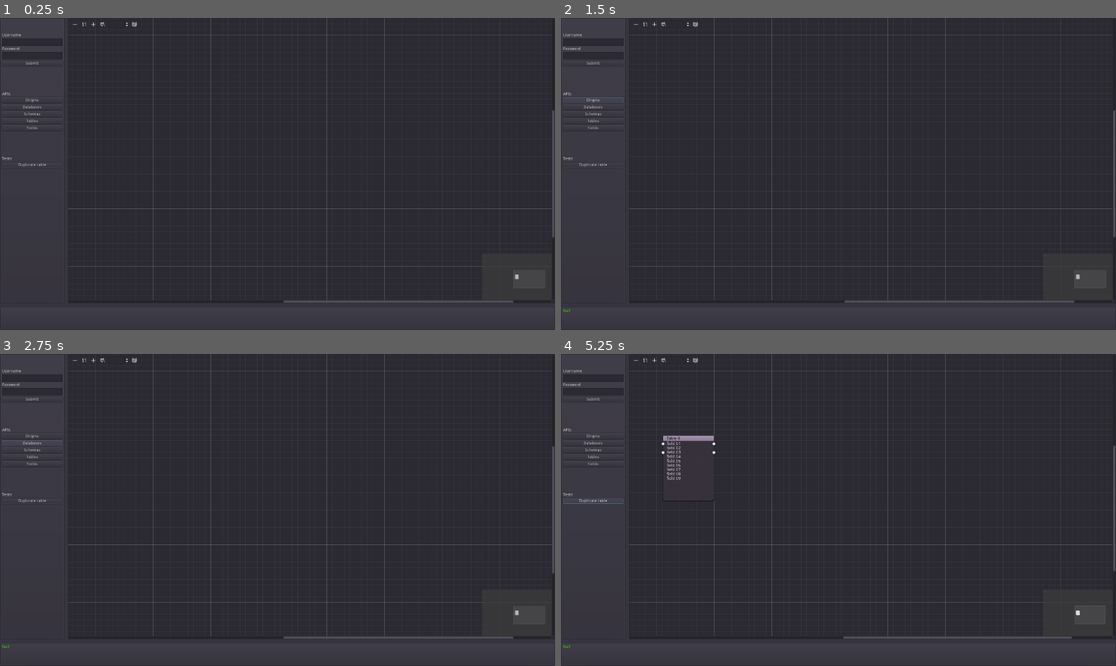
Above: before the commit, frames 1-4 (two rows, left to right).
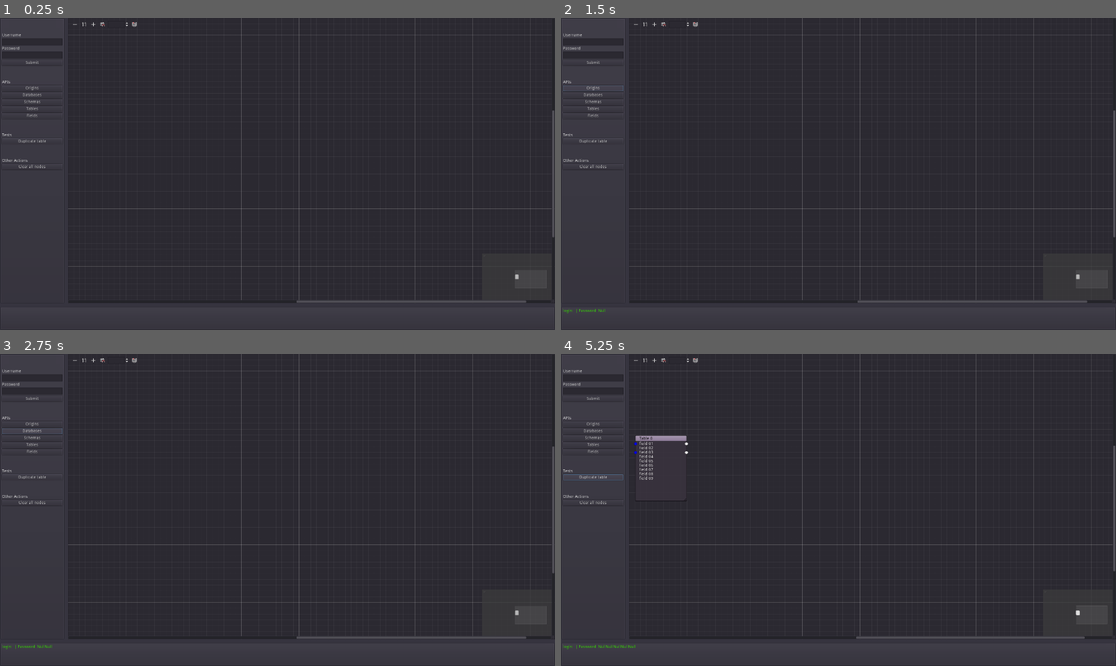
Above: after the commit, the same moments.

Repository: aselvais/dlxmetadatamanager-visual
Game: Godot game, scene res://main.tscn
The game is run twice, just before and just after one commit, with the same random seed, the same clock (stepped at 60 frames per second) and the same inputs.
Inputs:
- Up to frame 1 (0.25 s): no input
- Up to frame 2 (1.5 s): click "Submit" at 0.5 s; click "Origins" at 1.25 s
- Up to frame 3 (2.75 s): click "Databases" at 2 s
- Up to frame 4 (5.25 s): click "Schemas" at 2.75 s; click "Tables" at 3.5 s; click "Fields" at 4.25 s; click "Duplicate table" at 5 s

The runs differ from the first frame. In frame 1, 1.2% of the frame differs, in the area x 0-99%, y 0-92%; in frame 2, 1.3%; in frame 3, 1.3%; in frame 4, 1.8%, in the area x 0-99%, y 0-95%.
Error after the commit: Unable to iterate on object of type 'Nil'. (res://main.gd:173)

Commit message:
add connection to the API and functionalities

Diff:
--- a/main.gd
+++ b/main.gd
@@ -1,41 +1,60 @@
 extends Node2D
 
 var nodes = []
-var token = "6RfEWmbpVckHUNOCYYorC6aExrOfXvFFFoEXSwSayrxghyHIJGUPQSZCJm2Ay52d"
+var token = "4gZYp1S785NmOaHgxxAUsONsGMm0QIrSDbPDxz5QSRWCd1S0bGvbS3jCFdUzAHha"
 var uu = "http://localhost:8089"
 #var uu = "http://ala01095.deluxe.com:8089"
 
 func _ready():
-	$VSplitContainer/HSplitContainer/GraphEdit/GraphNode.visible = false
-	pass
-
-func get_api_url(model="origins"):
-	return uu + "/api/" + model + "?access_token=" + token
-
-func addLineToLog(msg):
-	$VSplitContainer/PanelContainer/RichTextLabel.text = msg #"\n" + str(OS.get_unix_time()) + " : " + msg
+	"""
+	Initialization when the scene is ready
+	"""
+	$MainGUI2D/VSplitContainer/HSplitContainer/GraphEdit/GraphNode.visible = false
+	show_loading(false)
 
 func _on_HTTPRequest_request_completed(result, response_code, headers, body):
+	"""
+	Executed when we have a complete response from the the HTTP request
+	"""
 	var json = JSON.parse(body.get_string_from_utf8())
 	addLineToLog(str(json.result))
+	add_origin_nodes(json.result)
+	show_loading(false)
 
 func _on_Button_button_up():
-	$HTTPRequest.request(get_api_url("origins"))
+	"""
+	Executed when the Origins button was pressed
+	"""
+	call_api({"entity":"origins"})
 
 func _on_btn_databases_button_up():
-	$HTTPRequest.request(get_api_url("databases"))
+	"""
+	Executed when the Databases button was pressed
+	"""
+	call_api({"entity":"databases"})
 
 func _on_btn_schemas_button_up():
-	$HTTPRequest.request(get_api_url("schemas"))
+	"""
+	Executed when the Schemas button was pressed
+	"""
+	call_api({"entity":"schemas"})
 
 func _on_btn_tables_button_up():
-	$HTTPRequest.request(get_api_url("tables"))
+	"""
+	Executed when the Tables button was pressed
+	"""
+	call_api({"entity":"tables"})
 
 func _on_btn_fields_button_up():
-	$HTTPRequest.request(get_api_url("fields"))
-
+	"""
+	Executed when the Fields button was pressed
+	"""
+	call_api({"entity":"fields"})
 
 func _on_btn_test_button_up():
+	"""
+	Executed when the Duplicate table button was pressed
+	"""
 	create_node("Table " + str(len(nodes)), [
 		{'name':'field 01', 'is_pk':1, 'is_fk':0},
 		{'name':'field 02', 'is_pk':0, 'is_fk':0},
@@ -46,27 +65,110 @@
 		{'name':'field 07', 'is_pk':0, 'is_fk':0},
 		{'name':'field 08', 'is_pk':0, 'is_fk':0},
 		{'name':'field 09', 'is_pk':0, 'is_fk':0}
-		])
+	])
+
+func _on_GraphEdit_connection_request(from, from_slot, to, to_slot):
+	"""
+	Manages the connection in between table entities
+	"""
+	$MainGUI2D/VSplitContainer/HSplitContainer/GraphEdit.connect_node(from, from_slot, to, to_slot)
+
+
+func _on_btn_submit_button_up():
+	"""
+	Executed when the submit (username/password) was pressed
+	"""
+	var username_txt = $MainGUI2D/VSplitContainer/HSplitContainer/PanelContainer/VBoxContainer/input_username.text
+	var password_txt = $MainGUI2D/VSplitContainer/HSplitContainer/PanelContainer/VBoxContainer/input_password.text
+	addLineToLog("login: " + username_txt + " | Password: " + password_txt )
+
+func _on_btn_clearnodes_button_up():
+	"""
+	Executed when clear all nodes button is clicked
+	"""
+	clear_all_nodes()
+
+func get_api_url(model="origins"):
+	"""
+	Returns the URL of the API
+	"""
+	var prms = "/api/" + model + "?"
+	if model == "tables":
+		prms += "filter=%7B%22where%22:%7B%22schemas_idh%22:%2270807018e45b3b6ea4dee1a1a3fed17e%22%7D%7D"
+	else:
+		prms += "filter=%7B%22limit%22%3A99%7D"
+	return uu + prms + "&access_token=" + token
+
+func addLineToLog(msg):
+	"""
+	Writes to the visual console in the GUI
+	"""
+	$MainGUI2D/VSplitContainer/PanelContainer/RichTextLabel.text += msg #"\n" + str(OS.get_unix_time()) + " : " + msg
+
+func show_loading(on = true):
+	if on:
+		$LoadingNode2D.visible = true
+		$LoadingNode2D/LoadingNode/LoadingWindowDialog.show()
+	else:
+		$LoadingNode2D.visible = false
+		$LoadingNode2D/LoadingNode/LoadingWindowDialog.hide()
 
 func create_node(title="", elems=[]):
-	nodes.append($VSplitContainer/HSplitContainer/GraphEdit/GraphNode.duplicate())
+	"""
+	Create a new table node in the graph
+
+	@param title The title of the window
+	@param elems Array of elements (fields) to populate in the node
+	"""
+	nodes.append($MainGUI2D/VSplitContainer/HSplitContainer/GraphEdit/GraphNode.duplicate())
 	var arnbr = len(nodes)-1
-	$VSplitContainer/HSplitContainer/GraphEdit.add_child(nodes[arnbr])
+	$MainGUI2D/VSplitContainer/HSplitContainer/GraphEdit.add_child(nodes[arnbr])
 	var n : GraphNode = nodes[arnbr]
 	n.title = title
 	var vv = n.get_offset()
 	vv.x += 20*(arnbr+1)
 	vv.y += 20*(arnbr+1)
 	n.set_offset(vv)
-
+	# Loop in the elements array (adding field names)
 	var idx = 0
 	for i in elems:
 		var lbl = Label.new()
 		lbl.text = i.name
 		n.add_child(lbl)
+		# Makes connector available for the PK and FKs
 		if i.is_pk == 1 or i.is_fk == 1:
-			n.set_slot(idx, true, 0, Color.aliceblue, true, 0, Color.aliceblue)
+			n.set_slot(idx, true, 0, Color.blue, true, 0, Color.white)
 		idx += 1
+	# make it visible when the rest was done
+	n.visible = true
 
-	n.visible = true
-	# set_slot ( int idx, 	bool enable_left, int type_left, Color color_left, bool enable_right, int type_right, Color color_right, Texture custom_left=null, Texture custom_right=null )
+func clear_all_nodes():
+	"""
+	Clear all the nodes in the graph
+	"""
+	var kids = $MainGUI2D/VSplitContainer/HSplitContainer/GraphEdit.get_children()
+	$MainGUI2D/VSplitContainer/HSplitContainer/GraphEdit.clear_connections()
+
+	for kid in kids:
+		if kid.is_class("GraphNode"):
+			var k : GraphNode = kid
+			if k.title != "TABLE (model)":
+				kid.clear_all_slots()
+				$MainGUI2D/VSplitContainer/HSplitContainer/GraphEdit.remove_child(kid)
+	nodes = []
+
+func call_api(params={}):
+	"""
+	Calls the API
+	"""
+	show_loading(true)
+	if params.entity != "":
+		return $HTTPRequest.request(get_api_url(params.entity))
+	return show_loading(false)
+
+func add_origin_nodes(e=[]):
+	"""
+	Add nodes to the graph
+	"""
+	for n in e:
+		create_node(n.name)
--- a/main.tscn
+++ b/main.tscn
@@ -5,132 +5,149 @@
 [node name="main" type="Node2D"]
 script = ExtResource( 1 )
 
-[node name="VSplitContainer" type="VSplitContainer" parent="."]
+[node name="MainGUI2D" type="Node2D" parent="."]
+
+[node name="VSplitContainer" type="VSplitContainer" parent="MainGUI2D"]
 margin_right = 1920.0
 margin_bottom = 1080.0
 split_offset = 800
-
-[node name="HSplitContainer" type="HSplitContainer" parent="VSplitContainer"]
+__meta__ = {
+"_edit_lock_": true
+}
+
+[node name="HSplitContainer" type="HSplitContainer" parent="MainGUI2D/VSplitContainer"]
 margin_right = 1920.0
 margin_bottom = 988.0
 split_offset = 100
 
-[node name="PanelContainer" type="PanelContainer" parent="VSplitContainer/HSplitContainer"]
+[node name="PanelContainer" type="PanelContainer" parent="MainGUI2D/VSplitContainer/HSplitContainer"]
 margin_right = 223.0
 margin_bottom = 988.0
 
-[node name="VBoxContainer" type="VBoxContainer" parent="VSplitContainer/HSplitContainer/PanelContainer"]
+[node name="VBoxContainer" type="VBoxContainer" parent="MainGUI2D/VSplitContainer/HSplitContainer/PanelContainer"]
 margin_left = 7.0
 margin_top = 7.0
 margin_right = 216.0
 margin_bottom = 981.0
 
-[node name="label_username" type="Label" parent="VSplitContainer/HSplitContainer/PanelContainer/VBoxContainer"]
+[node name="label_username" type="Label" parent="MainGUI2D/VSplitContainer/HSplitContainer/PanelContainer/VBoxContainer"]
 margin_right = 209.0
 margin_bottom = 60.0
 rect_min_size = Vector2( 0, 60 )
 text = "Username"
 valign = 2
 
-[node name="input_username" type="TextEdit" parent="VSplitContainer/HSplitContainer/PanelContainer/VBoxContainer"]
+[node name="input_username" type="LineEdit" parent="MainGUI2D/VSplitContainer/HSplitContainer/PanelContainer/VBoxContainer"]
 margin_top = 64.0
 margin_right = 209.0
-margin_bottom = 89.0
-rect_min_size = Vector2( 0, 25 )
-size_flags_horizontal = 3
-
-[node name="label_password" type="Label" parent="VSplitContainer/HSplitContainer/PanelContainer/VBoxContainer"]
-margin_top = 93.0
-margin_right = 209.0
-margin_bottom = 107.0
+margin_bottom = 88.0
+
+[node name="label_password" type="Label" parent="MainGUI2D/VSplitContainer/HSplitContainer/PanelContainer/VBoxContainer"]
+margin_top = 92.0
+margin_right = 209.0
+margin_bottom = 106.0
 text = "Password"
 
-[node name="input_password" type="TextEdit" parent="VSplitContainer/HSplitContainer/PanelContainer/VBoxContainer"]
-margin_top = 111.0
-margin_right = 209.0
-margin_bottom = 136.0
-rect_min_size = Vector2( 0, 25 )
-
-[node name="btn_submit" type="Button" parent="VSplitContainer/HSplitContainer/PanelContainer/VBoxContainer"]
-margin_top = 140.0
-margin_right = 209.0
-margin_bottom = 160.0
+[node name="input_password" type="LineEdit" parent="MainGUI2D/VSplitContainer/HSplitContainer/PanelContainer/VBoxContainer"]
+margin_top = 110.0
+margin_right = 209.0
+margin_bottom = 134.0
+secret = true
+
+[node name="btn_submit" type="Button" parent="MainGUI2D/VSplitContainer/HSplitContainer/PanelContainer/VBoxContainer"]
+margin_top = 138.0
+margin_right = 209.0
+margin_bottom = 158.0
 text = "Submit"
 
-[node name="label_APIs" type="Label" parent="VSplitContainer/HSplitContainer/PanelContainer/VBoxContainer"]
-margin_top = 164.0
-margin_right = 209.0
-margin_bottom = 264.0
-rect_min_size = Vector2( 0, 100 )
+[node name="label_APIs" type="Label" parent="MainGUI2D/VSplitContainer/HSplitContainer/PanelContainer/VBoxContainer"]
+margin_top = 162.0
+margin_right = 209.0
+margin_bottom = 222.0
+rect_min_size = Vector2( 0, 60 )
 text = "APIs"
 valign = 2
 
-[node name="btn_origins" type="Button" parent="VSplitContainer/HSplitContainer/PanelContainer/VBoxContainer"]
-margin_top = 268.0
-margin_right = 209.0
-margin_bottom = 288.0
+[node name="btn_origins" type="Button" parent="MainGUI2D/VSplitContainer/HSplitContainer/PanelContainer/VBoxContainer"]
+margin_top = 226.0
+margin_right = 209.0
+margin_bottom = 246.0
 text = "Origins"
 
-[node name="btn_databases" type="Button" parent="VSplitContainer/HSplitContainer/PanelContainer/VBoxContainer"]
-margin_top = 292.0
-margin_right = 209.0
-margin_bottom = 312.0
+[node name="btn_databases" type="Button" parent="MainGUI2D/VSplitContainer/HSplitContainer/PanelContainer/VBoxContainer"]
+margin_top = 250.0
+margin_right = 209.0
+margin_bottom = 270.0
 text = "Databases"
 
-[node name="btn_schemas" type="Button" parent="VSplitContainer/HSplitContainer/PanelContainer/VBoxContainer"]
-margin_top = 316.0
-margin_right = 209.0
-margin_bottom = 336.0
+[node name="btn_schemas" type="Button" parent="MainGUI2D/VSplitContainer/HSplitContainer/PanelContainer/VBoxContainer"]
+margin_top = 274.0
+margin_right = 209.0
+margin_bottom = 294.0
 text = "Schemas"
 
-[node name="btn_tables" type="Button" parent="VSplitContainer/HSplitContainer/PanelContainer/VBoxContainer"]
-margin_top = 340.0
-margin_right = 209.0
-margin_bottom = 360.0
+[node name="btn_tables" type="Button" parent="MainGUI2D/VSplitContainer/HSplitContainer/PanelContainer/VBoxContainer"]
+margin_top = 298.0
+margin_right = 209.0
+margin_bottom = 318.0
 text = "Tables"
 
-[node name="btn_fields" type="Button" parent="VSplitContainer/HSplitContainer/PanelContainer/VBoxContainer"]
-margin_top = 364.0
-margin_right = 209.0
-margin_bottom = 384.0
+[node name="btn_fields" type="Button" parent="MainGUI2D/VSplitContainer/HSplitContainer/PanelContainer/VBoxContainer"]
+margin_top = 322.0
+margin_right = 209.0
+margin_bottom = 342.0
 text = "Fields"
 
-[node name="label_APIs2" type="Label" parent="VSplitContainer/HSplitContainer/PanelContainer/VBoxContainer"]
-margin_top = 388.0
-margin_right = 209.0
-margin_bottom = 488.0
-rect_min_size = Vector2( 0, 100 )
+[node name="label_APIs2" type="Label" parent="MainGUI2D/VSplitContainer/HSplitContainer/PanelContainer/VBoxContainer"]
+margin_top = 346.0
+margin_right = 209.0
+margin_bottom = 406.0
+rect_min_size = Vector2( 0, 60 )
 text = "Tests"
 valign = 2
 
-[node name="btn_test" type="Button" parent="VSplitContainer/HSplitContainer/PanelContainer/VBoxContainer"]
-margin_top = 492.0
-margin_right = 209.0
-margin_bottom = 512.0
+[node name="btn_test" type="Button" parent="MainGUI2D/VSplitContainer/HSplitContainer/PanelContainer/VBoxContainer"]
+margin_top = 410.0
+margin_right = 209.0
+margin_bottom = 430.0
 text = "Duplicate table"
 
-[node name="GraphEdit" type="GraphEdit" parent="VSplitContainer/HSplitContainer"]
+[node name="label_APIs3" type="Label" parent="MainGUI2D/VSplitContainer/HSplitContainer/PanelContainer/VBoxContainer"]
+margin_top = 434.0
+margin_right = 209.0
+margin_bottom = 494.0
+rect_min_size = Vector2( 0, 60 )
+text = "Other Actions"
+valign = 2
+
+[node name="btn_clearnodes" type="Button" parent="MainGUI2D/VSplitContainer/HSplitContainer/PanelContainer/VBoxContainer"]
+margin_top = 498.0
+margin_right = 209.0
+margin_bottom = 518.0
+text = "Clear all nodes"
+
+[node name="GraphEdit" type="GraphEdit" parent="MainGUI2D/VSplitContainer/HSplitContainer"]
 margin_left = 235.0
 margin_right = 1920.0
 margin_bottom = 988.0
-scroll_offset = Vector2( -95, -260 )
-
-[node name="GraphNode" type="GraphNode" parent="VSplitContainer/HSplitContainer/GraphEdit"]
-margin_left = 95.0
+scroll_offset = Vector2( 0, -260 )
+
+[node name="GraphNode" type="GraphNode" parent="MainGUI2D/VSplitContainer/HSplitContainer/GraphEdit"]
 margin_top = 260.0
-margin_right = 277.0
+margin_right = 182.0
 margin_bottom = 492.0
 mouse_filter = 1
 title = "TABLE (model)"
 resizable = true
 
-[node name="PanelContainer" type="PanelContainer" parent="VSplitContainer"]
+[node name="PanelContainer" type="PanelContainer" parent="MainGUI2D/VSplitContainer"]
+editor/display_folded = true
 margin_top = 1000.0
 margin_right = 1920.0
 margin_bottom = 1080.0
 rect_min_size = Vector2( 0, 80 )
 
-[node name="RichTextLabel" type="RichTextLabel" parent="VSplitContainer/PanelContainer"]
+[node name="RichTextLabel" type="RichTextLabel" parent="MainGUI2D/VSplitContainer/PanelContainer"]
 margin_left = 7.0
 margin_top = 7.0
 margin_right = 1913.0
@@ -138,10 +155,55 @@
 custom_colors/default_color = Color( 0.243137, 1, 0, 1 )
 
 [node name="HTTPRequest" type="HTTPRequest" parent="."]
-[connection signal="button_up" from="VSplitContainer/HSplitContainer/PanelContainer/VBoxContainer/btn_origins" to="." method="_on_Button_button_up"]
-[connection signal="button_up" from="VSplitContainer/HSplitContainer/PanelContainer/VBoxContainer/btn_databases" to="." method="_on_btn_databases_button_up"]
-[connection signal="button_up" from="VSplitContainer/HSplitContainer/PanelContainer/VBoxContainer/btn_schemas" to="." method="_on_btn_schemas_button_up"]
-[connection signal="button_up" from="VSplitContainer/HSplitContainer/PanelContainer/VBoxContainer/btn_tables" to="." method="_on_btn_tables_button_up"]
-[connection signal="button_up" from="VSplitContainer/HSplitContainer/PanelContainer/VBoxContainer/btn_fields" to="." method="_on_btn_fields_button_up"]
-[connection signal="button_up" from="VSplitContainer/HSplitContainer/PanelContainer/VBoxContainer/btn_test" to="." method="_on_btn_test_button_up"]
+
+[node name="LoadingNode2D" type="Node2D" parent="."]
+editor/display_folded = true
+visible = false
+
+[node name="LoadingNode" type="Node2D" parent="LoadingNode2D"]
+editor/display_folded = true
+light_mask = 2
+z_index = 90
+
+[node name="LoadingWindowDialog" type="WindowDialog" parent="LoadingNode2D/LoadingNode"]
+editor/display_folded = true
+visible = true
+margin_left = 712.53
+margin_top = 368.514
+margin_right = 1122.53
+margin_bottom = 531.514
+popup_exclusive = true
+window_title = "Message"
+__meta__ = {
+"_edit_group_": true
+}
+
+[node name="CenterContainer" type="CenterContainer" parent="LoadingNode2D/LoadingNode/LoadingWindowDialog"]
+margin_right = 403.0
+margin_bottom = 160.0
+
+[node name="Label" type="Label" parent="LoadingNode2D/LoadingNode/LoadingWindowDialog/CenterContainer"]
+margin_left = 169.0
+margin_top = 73.0
+margin_right = 234.0
+margin_bottom = 87.0
+text = "Loading ..."
+align = 1
+
+[node name="OverlayNode" type="Node2D" parent="LoadingNode2D"]
+editor/display_folded = true
+z_index = 80
+
+[node name="Polygon2D" type="Polygon2D" parent="LoadingNode2D/OverlayNode"]
+color = Color( 0, 0, 0, 0.54902 )
+polygon = PoolVector2Array( 0, 0, 1920, 0, 1920, 1080, 0, 1080 )
+[connection signal="button_up" from="MainGUI2D/VSplitContainer/HSplitContainer/PanelContainer/VBoxContainer/btn_submit" to="." method="_on_btn_submit_button_up"]
+[connection signal="button_up" from="MainGUI2D/VSplitContainer/HSplitContainer/PanelContainer/VBoxContainer/btn_origins" to="." method="_on_Button_button_up"]
+[connection signal="button_up" from="MainGUI2D/VSplitContainer/HSplitContainer/PanelContainer/VBoxContainer/btn_databases" to="." method="_on_btn_databases_button_up"]
+[connection signal="button_up" from="MainGUI2D/VSplitContainer/HSplitContainer/PanelContainer/VBoxContainer/btn_schemas" to="." method="_on_btn_schemas_button_up"]
+[connection signal="button_up" from="MainGUI2D/VSplitContainer/HSplitContainer/PanelContainer/VBoxContainer/btn_tables" to="." method="_on_btn_tables_button_up"]
+[connection signal="button_up" from="MainGUI2D/VSplitContainer/HSplitContainer/PanelContainer/VBoxContainer/btn_fields" to="." method="_on_btn_fields_button_up"]
+[connection signal="button_up" from="MainGUI2D/VSplitContainer/HSplitContainer/PanelContainer/VBoxContainer/btn_test" to="." method="_on_btn_test_button_up"]
+[connection signal="button_up" from="MainGUI2D/VSplitContainer/HSplitContainer/PanelContainer/VBoxContainer/btn_clearnodes" to="." method="_on_btn_clearnodes_button_up"]
+[connection signal="connection_request" from="MainGUI2D/VSplitContainer/HSplitContainer/GraphEdit" to="." method="_on_GraphEdit_connection_request"]
 [connection signal="request_completed" from="HTTPRequest" to="." method="_on_HTTPRequest_request_completed"]
Not shown, added: html/.DS_Store
Not shown, changed: html/index.pck
